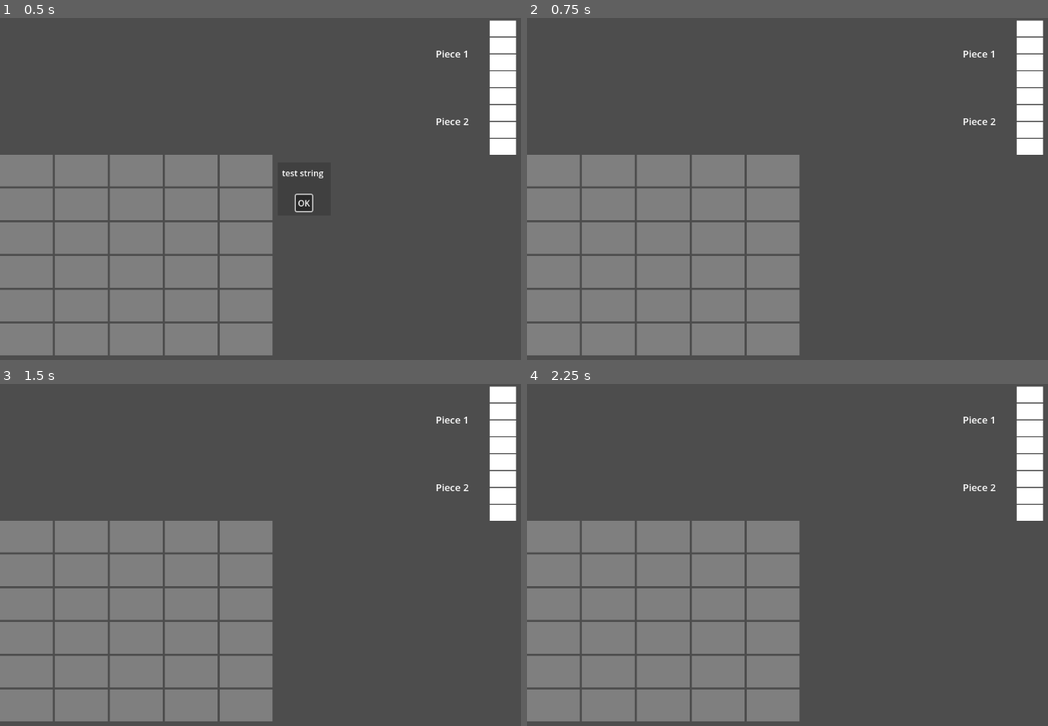
Above: before the commit, frames 1-4 (two rows, left to right).
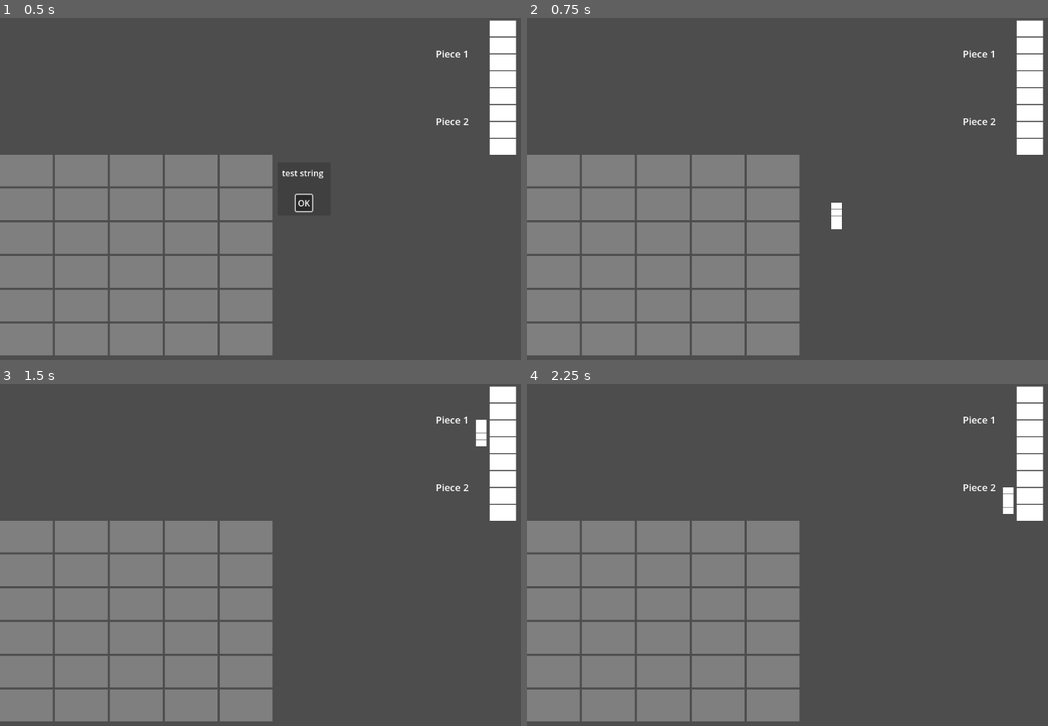
Above: after the commit, the same moments.

Repository: AlexanderHarrison/trillionaire
Game: Godot game, scene res://root.tscn
Same seed, same stepped clock (60 frames per second), same inputs: the game is played once before the commit and once after it.
Inputs (mouse positions are in pixels of both pictures, inside the frame that each line leads up to):
- Up to frame 1 (0.5 s): no input
- Up to frame 2 (0.75 s): click "OK" at 0.5 s
- Up to frame 3 (1.5 s): tap Enter at 1.25 s; move the mouse to (474, 418) at 1.27 s; click (474, 418) at 1.42 s
- Up to frame 4 (2.25 s): tap Space at 2 s; move the mouse to (1001, 486) at 2.02 s; click (1001, 486) at 2.17 s

Frame 1 is identical in both runs. In frame 2, 0.2% of the frame differs, in the area x 58-61%, y 54-62%; in frame 3, 0.2%, in the area x 91-94%, y 10-19%; in frame 4, 0.2%.

Commit message:
cursor movement

Diff:
--- /dev/null
+++ b/cursor_piece.gd
@@ -0,0 +1,5 @@
+extends Node2D
+
+func _process(delta):
+	var mouse_position = get_viewport().get_mouse_position()
+	global_position = mouse_position
--- /dev/null
+++ b/cursor_piece.tscn
@@ -0,0 +1,12 @@
+[gd_scene load_steps=3 format=3 uid="uid://cqi8h3idr3n0o"]
+
+[ext_resource type="Script" path="res://cursor_piece.gd" id="1_awdxo"]
+[ext_resource type="PackedScene" uid="uid://c82kbejlao12d" path="res://piece.tscn" id="1_ldkfe"]
+
+[node name="cursor_piece" type="Node2D"]
+scale = Vector2(0.2, 0.2)
+script = ExtResource("1_awdxo")
+
+[node name="piece" parent="." instance=ExtResource("1_ldkfe")]
+offset_right = 100.0
+offset_bottom = 252.0
--- a/root.tscn
+++ b/root.tscn
@@ -1,9 +1,10 @@
-[gd_scene load_steps=5 format=3 uid="uid://b41rqtcu1oc2u"]
+[gd_scene load_steps=6 format=3 uid="uid://b41rqtcu1oc2u"]
 
 [ext_resource type="PackedScene" uid="uid://b7ydvhu6dysqm" path="res://schedule.tscn" id="1_4imot"]
 [ext_resource type="Script" path="res://test.gd" id="2_5moyt"]
 [ext_resource type="PackedScene" uid="uid://dv7xqiy3lh8db" path="res://piece_list.tscn" id="2_e1pnw"]
 [ext_resource type="PackedScene" uid="uid://xqlybam2u73e" path="res://popup_dialog.tscn" id="4_d3465"]
+[ext_resource type="PackedScene" uid="uid://cqi8h3idr3n0o" path="res://cursor_piece.tscn" id="5_fn06i"]
 
 [node name="root" type="Node2D"]
 script = ExtResource("2_5moyt")
@@ -24,3 +25,5 @@
 offset_bottom = 0.0
 size_flags_horizontal = 4
 size_flags_vertical = 4
+
+[node name="cursor_piece" parent="." instance=ExtResource("5_fn06i")]
